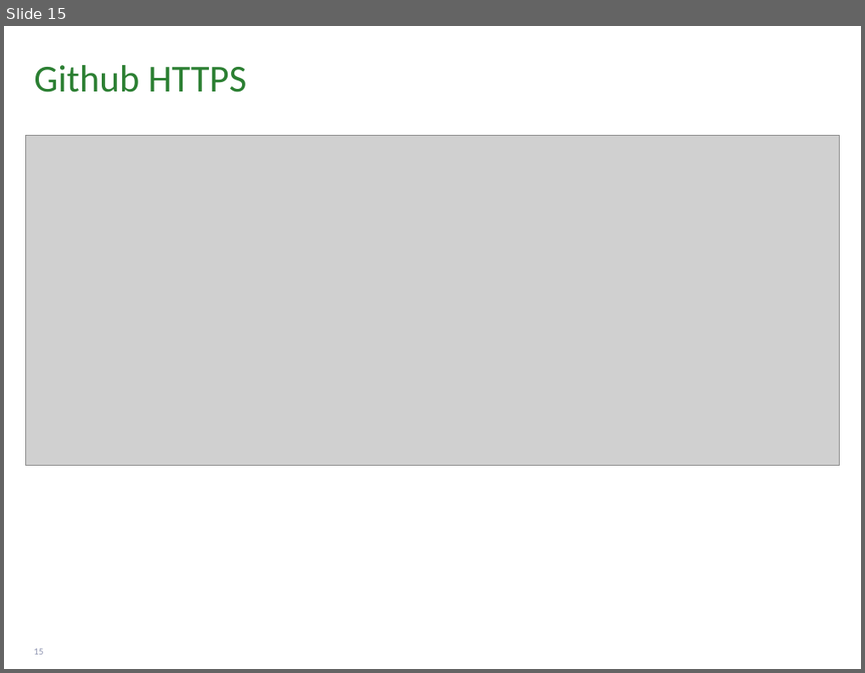
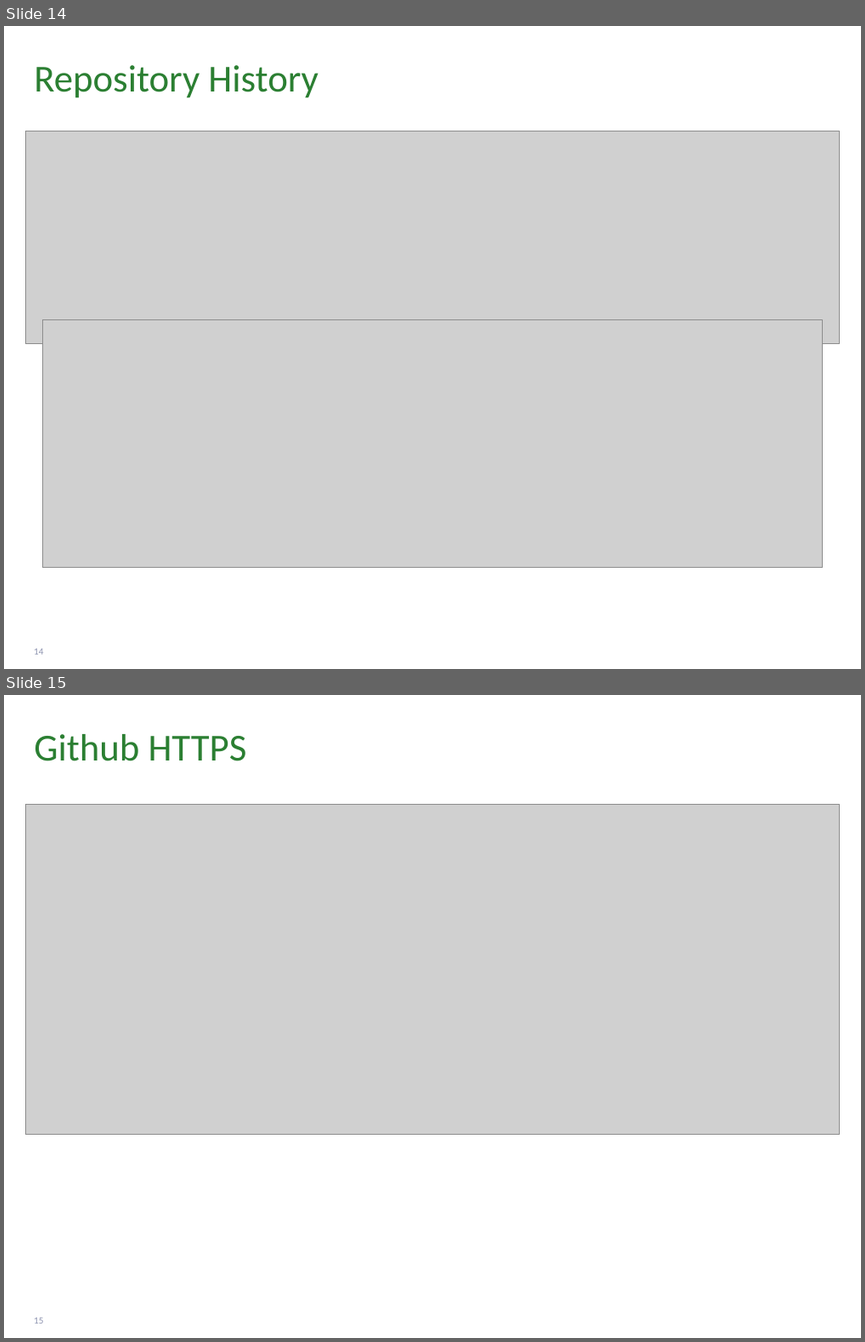
Before and after one commit to tanweechong1973/weechongDemo1, a slide deck: Git vs Gibhub 2023 rev1.pptx. Shown one above the other, each under a label of ours: slide 15 before the commit, slides 14 and 15 after it. The pictures are 865x673 and 865x1342 pixels, drawn with LibreOffice and Linux fonts; fonts in the diff are those of the drawing; grey boxes stand for pictures; background and template pictures are left out. Boxes give left, top, right and bottom in pixels: in the first picture for what was removed or moved away, otherwise in the second. Text is boxed around its words. In the diff, an @@ line names an element or a change of style, - is before the commit and + after.

Commit message:
Update 28Feb2023

```diff
--- a/Git vs Gibhub 2023 rev1.pptx
+++ b/Git vs Gibhub 2023 rev1.pptx
@@ slide 14 added at [4, 26, 861, 669], background picture (left out) @@
@@ title added at [34, 65, 318, 98], 32 pt, text #2B7F32 @@
+Repository History
@@ picture added at [25, 131, 840, 344] @@
@@ picture added at [42, 320, 823, 567] @@
@@ page number added at [34, 648, 43, 654], 8 pt, text #8D93AF @@
+14
```
Also in this commit, not shown: 1 slide removed.
